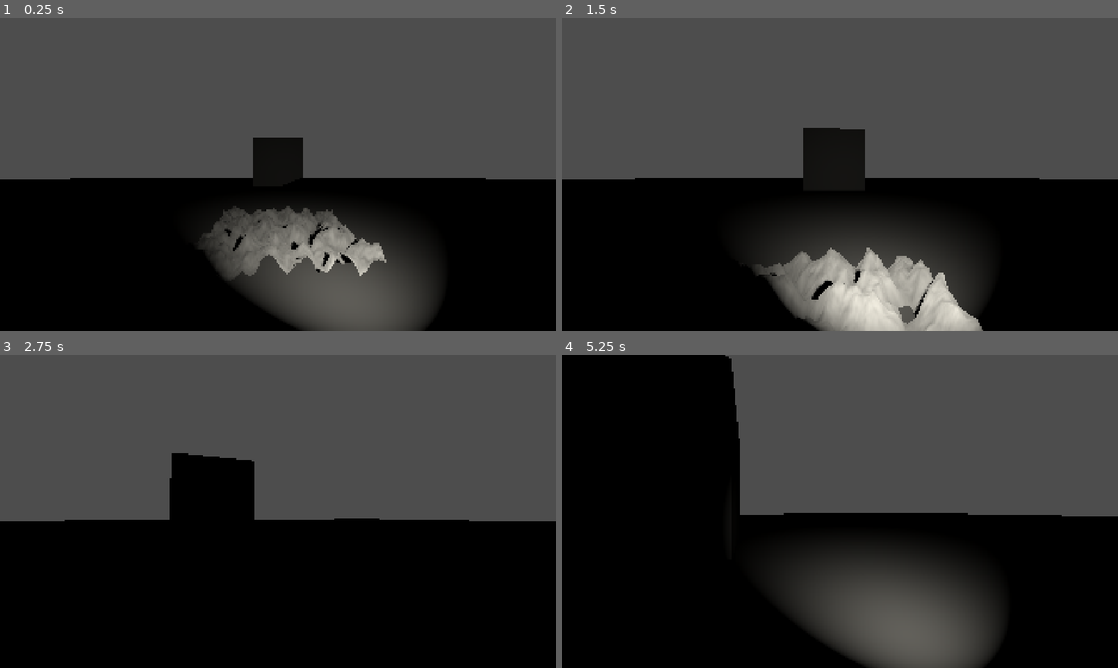
Above: before the commit, frames 1-4 (two rows, left to right).
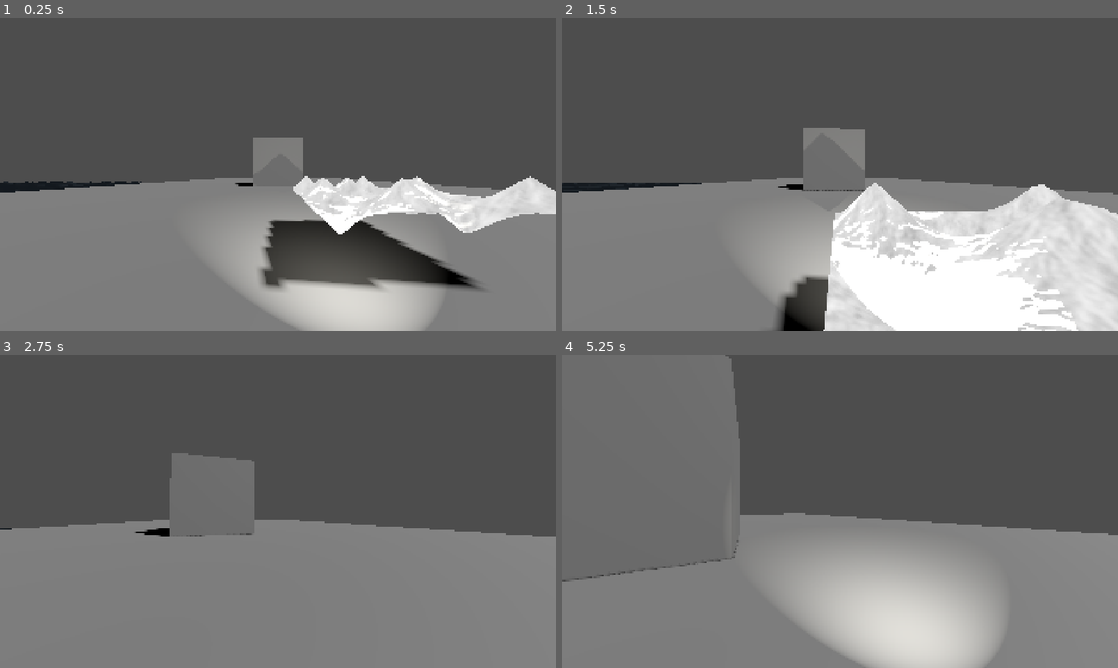
Above: after the commit, the same moments.

Repository: Marko534/godot-fluidsim-lbm
Game: Godot game, scene res://main.tscn
The game is run twice, just before and just after one commit, with the same random seed, the same clock (stepped at 60 frames per second) and the same inputs.
Inputs (mouse positions are in pixels of both pictures, inside the frame that each line leads up to):
- Up to frame 1 (0.25 s): no input
- Up to frame 2 (1.5 s): tap Enter at 0.5 s; move the mouse to (867, 174) at 0.52 s; hold Right mouse button (aim) 0.53-1.28 s; hold W (move_forward) from 0.53 s (still down); move the mouse to (812, 174) at 1.27 s; tap Shift (sprint) at 1.35 s
- Up to frame 3 (2.75 s): keep holding W (move_forward); move the mouse to (289, 505) at 2.02 s; tap F at 2.1 s
- Up to frame 4 (5.25 s): keep holding W (move_forward); move the mouse to (834, 517) at 2.77 s; tap B at 2.85 s; move the mouse to (878, 514) at 3.52 s; hold Right mouse button (aim) 3.53-4.28 s; move the mouse to (795, 508) at 4.27 s; tap Shift (sprint) at 4.35 s; move the mouse to (845, 511) at 5.02 s; tap F at 5.1 s

The runs differ from the first frame. In frame 1, 47% of the frame differs, in the area x 0-100%, y 38-100%; in frame 2, 50%; in frame 3, 50%; in frame 4, 65%, in the area x 0-100%, y 0-100%.

Commit message:
Basic water and wave shader added.

Diff:
--- a/main.tscn
+++ b/main.tscn
@@ -1,12 +1,13 @@
 [gd_scene format=3 uid="uid://wdnvcxxkyl20"]
 
 [ext_resource type="PackedScene" uid="uid://dthbml8cuqdw0" path="res://player.tscn" id="1_ig7tw"]
-[ext_resource type="Shader" uid="uid://duahgkdee06mq" path="res://first_shader.gdshader" id="2_0xm2m"]
+[ext_resource type="Shader" uid="uid://duahgkdee06mq" path="res://shader/first_shader.gdshader" id="2_0xm2m"]
+[ext_resource type="Shader" uid="uid://d1fao7w0cluo2" path="res://shader/second_shader.gdshader" id="3_1bvp3"]
 
 [sub_resource type="WorldBoundaryShape3D" id="WorldBoundaryShape3D_7dm0k"]
 
 [sub_resource type="PlaneMesh" id="PlaneMesh_ig7tw"]
-size = Vector2(100, 100)
+size = Vector2(30, 100)
 
 [sub_resource type="BoxShape3D" id="BoxShape3D_ig7tw"]
 size = Vector3(5, 5, 5)
@@ -14,10 +15,19 @@
 [sub_resource type="BoxMesh" id="BoxMesh_0xm2m"]
 size = Vector3(4, 4, 4)
 
-[sub_resource type="FastNoiseLite" id="FastNoiseLite_0xm2m"]
+[sub_resource type="NoiseTexture2D" id="NoiseTexture2D_0xm2m"]
 
-[sub_resource type="NoiseTexture2D" id="NoiseTexture2D_0xm2m"]
-noise = SubResource("FastNoiseLite_0xm2m")
+[sub_resource type="ShaderMaterial" id="ShaderMaterial_lquwl"]
+render_priority = 0
+shader = ExtResource("3_1bvp3")
+shader_parameter/height_scale = 5.0
+shader_parameter/noise = SubResource("NoiseTexture2D_0xm2m")
+
+[sub_resource type="PlaneMesh" id="PlaneMesh_7mycd"]
+material = SubResource("ShaderMaterial_lquwl")
+size = Vector2(100, 100)
+subdivide_width = 64
+subdivide_depth = 64
 
 [sub_resource type="FastNoiseLite" id="FastNoiseLite_h2yge"]
 
@@ -45,7 +55,6 @@
 shape = SubResource("WorldBoundaryShape3D_7dm0k")
 
 [node name="MeshInstance3D" type="MeshInstance3D" parent="Floor" unique_id=954571433]
-transform = Transform3D(1, 0, 0, 0, 1, 0, 0, 0, 1, 0.047036886, -9.536743e-07, 0.023557663)
 mesh = SubResource("PlaneMesh_ig7tw")
 
 [node name="Box" type="StaticBody3D" parent="." unique_id=1611278283]
@@ -66,13 +75,17 @@
 [node name="WorldEnvironment" type="WorldEnvironment" parent="Env" unique_id=1915966006]
 
 [node name="Sun" type="DirectionalLight3D" parent="Env" unique_id=385630530]
-transform = Transform3D(0.8609017, 0.09406524, 0.5, -0.46854314, 0.5295917, 0.70710677, -0.19828168, -0.84302104, 0.49999997, 0, 0, 0)
-visible = false
-light_energy = 0.8
+transform = Transform3D(0.8609017, 0.09406531, 0.5, -0.46854317, 0.5295917, 0.70710677, -0.19828168, -0.843021, 0.5, 0, 0, 0)
+shadow_enabled = true
 
 [node name="Moon" type="Node3D" parent="Env" unique_id=1463443792]
 visible = false
 
+[node name="Water" type="MeshInstance3D" parent="." unique_id=1056650172]
+transform = Transform3D(1, 0, 0, 0, 1, 0, 0, 0, 1, -65, -2, 0)
+mesh = SubResource("PlaneMesh_7mycd")
+skeleton = NodePath("../MeshInstance3D")
+
 [node name="MeshInstance3D" type="MeshInstance3D" parent="." unique_id=1966157195]
-transform = Transform3D(1, 0, 0, 0, 1, 0, 0, 0, 1, 0, -0.07726002, -2.4455225)
+transform = Transform3D(1, 0, 0, 0, 1, 0, 0, 0, 1, 1.25, 0.5, -2)
 mesh = SubResource("PlaneMesh_h2yge")
--- /dev/null
+++ b/shader/second_shader.gdshader
@@ -0,0 +1,29 @@
+shader_type spatial;
+render_mode specular_toon;
+
+uniform float height_scale = 3.0;
+uniform sampler2D noise;
+uniform sampler2D normalmap;
+
+varying vec2 tex_position;
+
+
+float height(vec2 position, float time) {
+  vec2 offset = 0.01 * cos(position + time);
+  return texture(noise, (position / 10.0) - offset).x;
+}
+
+void vertex() {
+  vec2 pos = VERTEX.xz;
+  float k = height(pos, TIME);
+  VERTEX.y = k;
+  NORMAL = normalize(vec3(k - height(pos + vec2(0.1, 0.0), TIME), 0.1, k - height(pos + vec2(0.0, 0.1), TIME)));
+}
+
+void fragment() {
+  float fresnel = sqrt(1.0 - dot(NORMAL, VIEW));
+  RIM = 0.2;
+  METALLIC = 0.0;
+  ROUGHNESS = 0.01 * (1.0 - fresnel);
+  ALBEDO = vec3(0.01, 0.03, 0.05) + (0.1 * fresnel);
+}
Renamed: first_shader.gdshader -> shader/first_shader.gdshader
Renamed: first_shader.gdshader.uid -> shader/first_shader.gdshader.uid
Not shown, added: shader/second_shader.gdshader.uid
